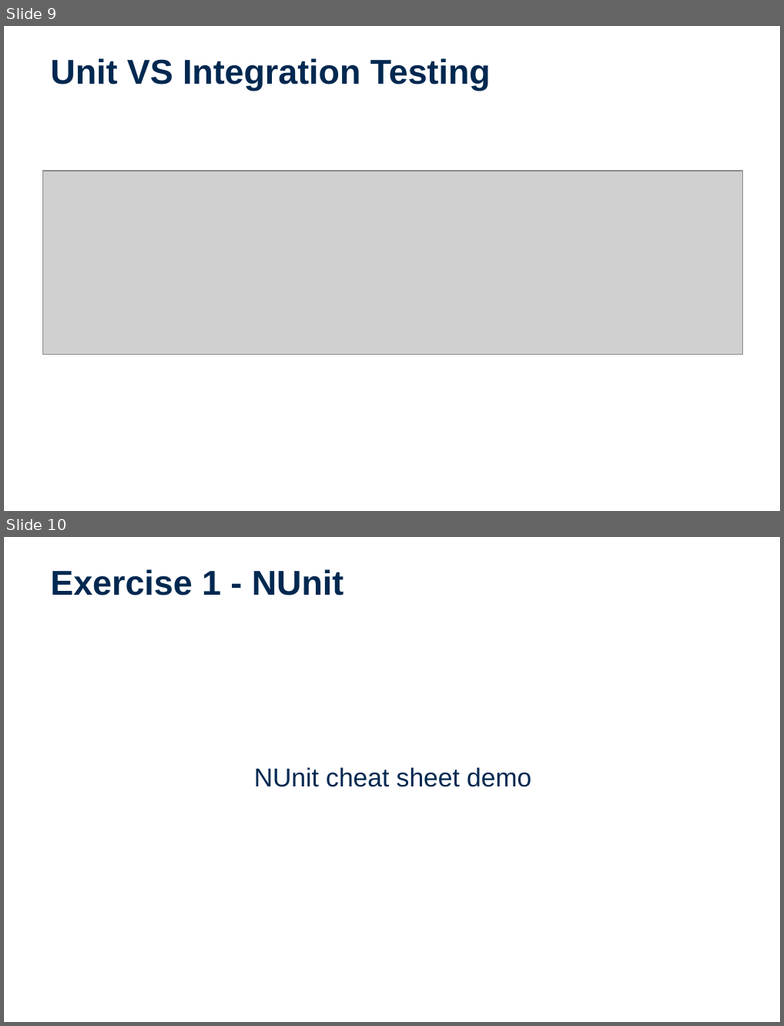
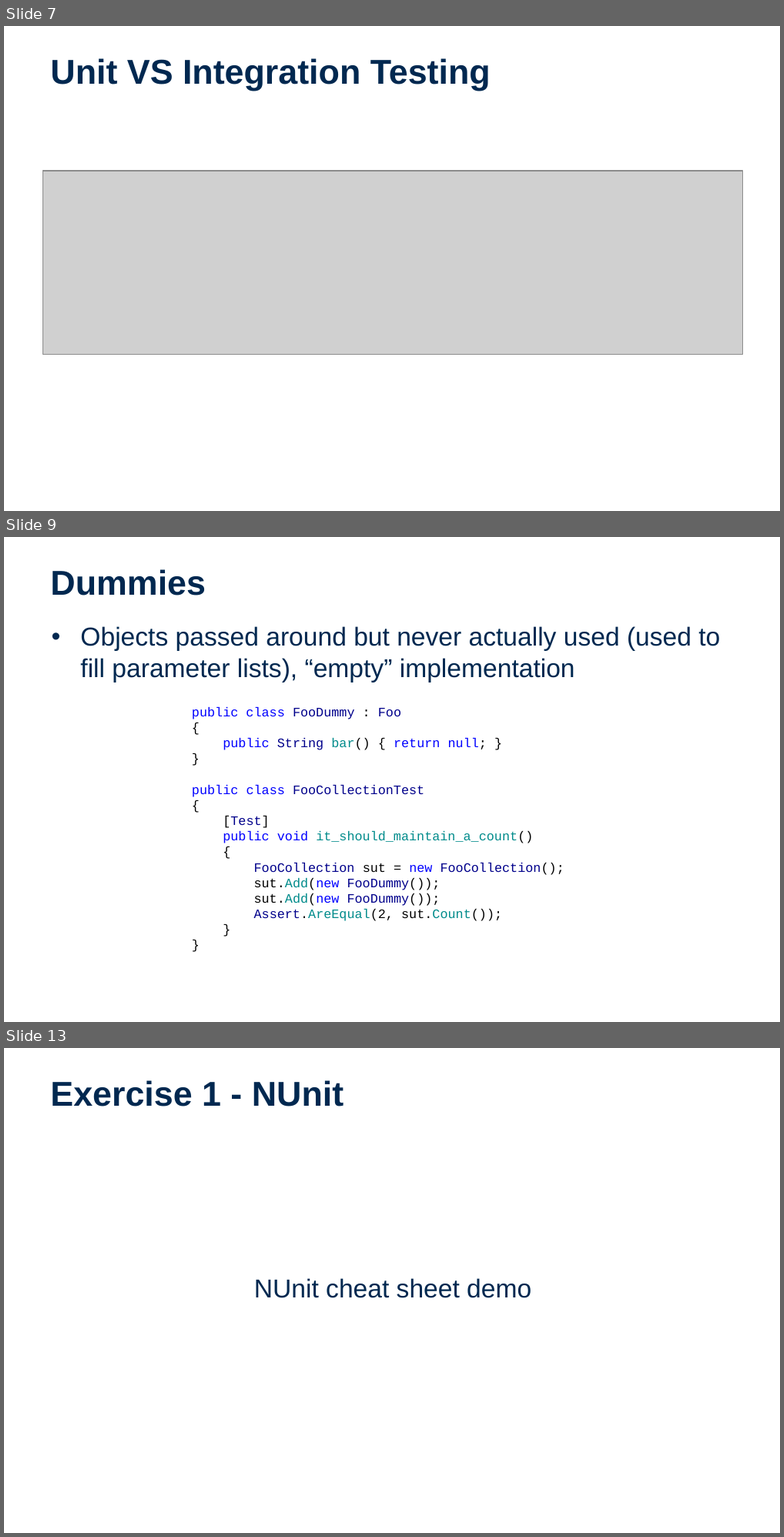
Before and after one commit to EntelectCodeDojo/Testing, a slide deck: CodeDojo-UnitTesting.pptx. Shown one above the other, each under a label of ours: slides 9 and 10 before the commit, slides 7, 9 and 13 after it; the slides between them are not shown. The pictures are 784x1026 and 784x1537 pixels, drawn with LibreOffice and Linux fonts; fonts in the diff are those of the drawing; grey boxes stand for pictures; background and template pictures are left out. Boxes give left, top, right and bottom in pixels: in the first picture for what was removed or moved away, otherwise in the second. Text is boxed around its words. In the diff, an @@ line names an element or a change of style, - is before the commit and + after.

```diff
--- a/CodeDojo-UnitTesting.pptx
+++ b/CodeDojo-UnitTesting.pptx
@@ slide 9 added at box(4, 537, 780, 1022), background #FFFFFF @@
@@ title added at box(50, 569, 206, 596), 32 pt, text #002850, bold @@
+Dummies
@@ text added at box(80, 626, 720, 683), 24 pt, text #002850 @@
+• Objects passed around but never actually used (used to fill parameter lists), “empty” implementation
@@ text added at box(192, 707, 565, 921), 12 pt, text #00008B @@
+public class FooDummy : Foo
+{
+public String bar() { return null; }
+}
+public class FooCollectionTest
+{
+[Test]
+public void it_should_maintain_a_count()
+{
+FooCollection sut = new FooCollection();
+sut.Add(new FooDummy());
+sut.Add(new FooDummy());
+Assert.AreEqual(2, sut.Count());
+}
+}
@@ what was slide 9 is now slide 7 @@
@@ what was slide 10 is now slide 13 @@
```
Also in this commit, not shown: 4 slides changed, 4 other slides added, 2 slides removed.
